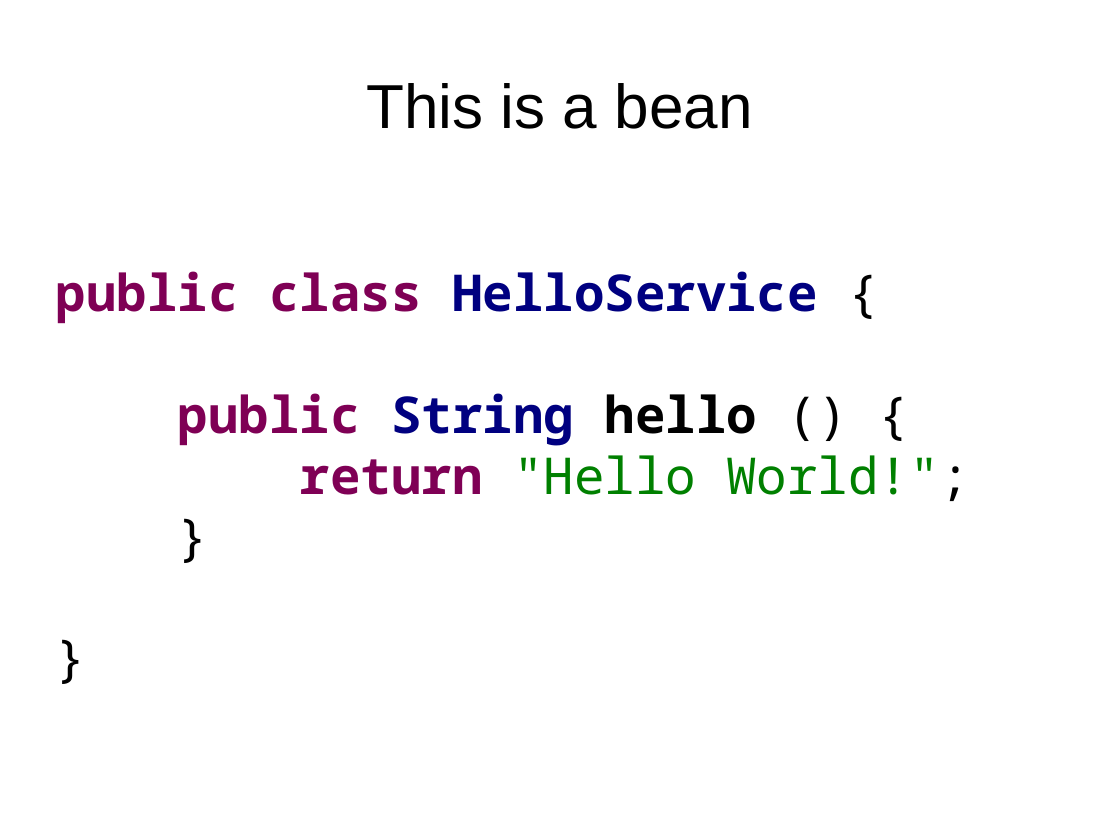
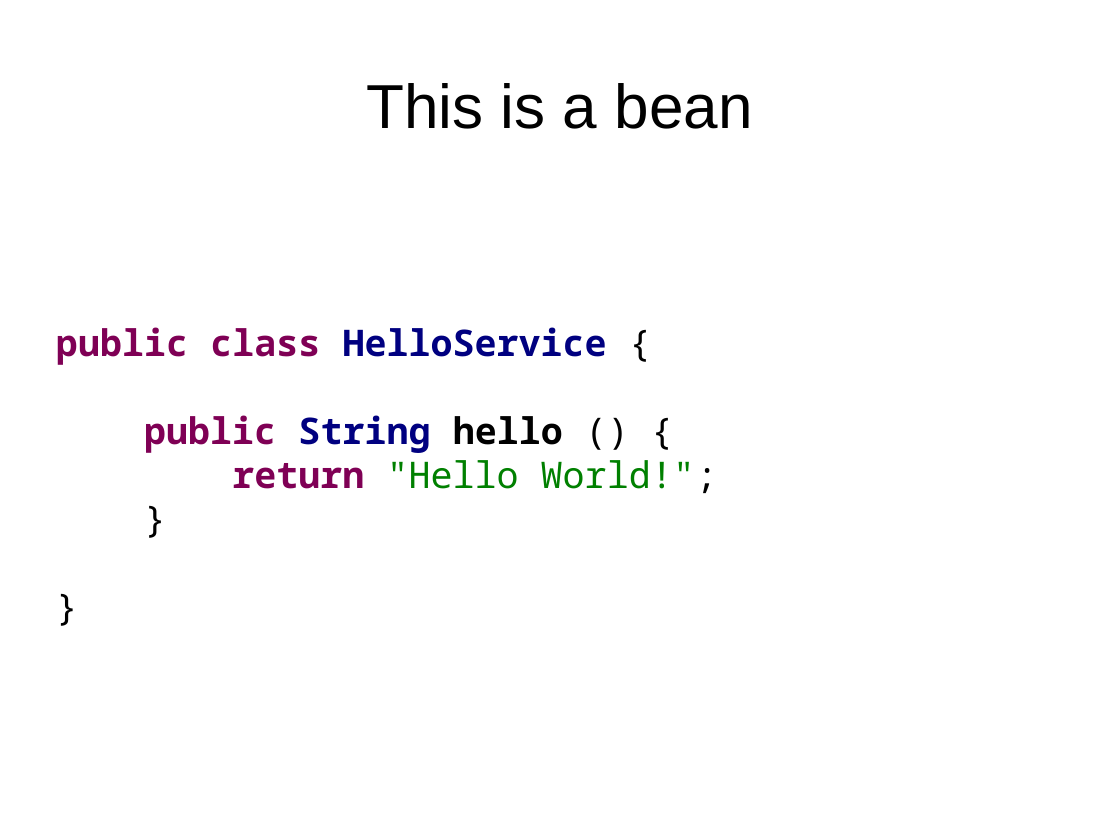
Before and after one commit to FrigoCoder/CDI, a slide deck: slide 9 of CDI.odp. Drawn at 1120x840 pixels with LibreOffice and Linux fonts; fonts in the diff are those of the drawing. Boxes give left, top, right and bottom in pixels: in the first picture for what was removed or moved away, otherwise in the second. Text is boxed around its words. In the diff, an @@ line names an element or a change of style, - is before the commit and + after.

```diff
--- a/CDI.odp
+++ b/CDI.odp
@@ text "public class HelloService {" at box(56, 327, 718, 493): size 36 to 26 pt @@
```
Also in this commit, not shown: 1 other slide changed, 3 slides added, 8 other files.
